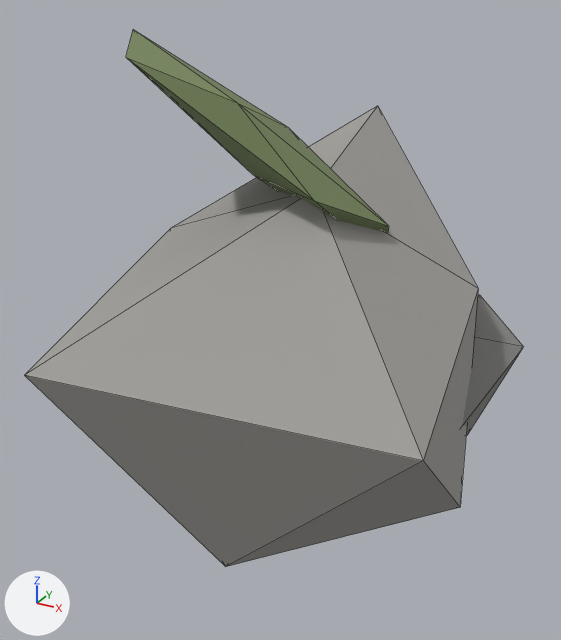
The glTF model assets/models/v_rock_b.glb as it was, and as the next commit left it.
Camera for both pictures: a camera (50 mm lens) standing at (1.032, -1.985, 1.431) and looking at (-0.043, -0.031, 0.454). Lighting does not change. The marker at lower left points along +X, +Y and +Z. The older version comes first. Mesh edges are drawn as thin lines. Objects named as collision shapes, trigger or cutter boxes, shadow casters or lower levels of detail are left out. Vertices at exactly the same position are counted once.

In view in the first picture: 'Rock'.
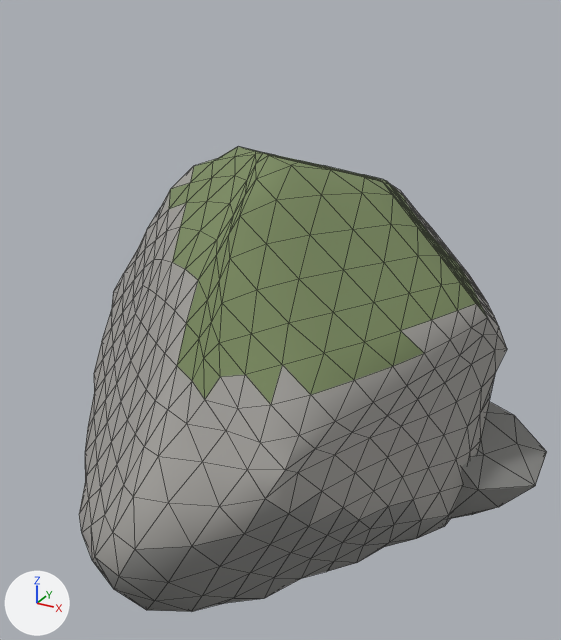
Boxes [x1, y1, x2, y2] around the edits, measured in the pictures (561 x 640 px):
'Rock', reshaped (6% narrower, 14% shorter): before [25, 29, 523, 567]; after [79, 146, 547, 611]
part 1 of me_rock, rebuilt: before [25, 106, 478, 567]; after [79, 146, 507, 611]
part 2 of me_rock, rebuilt: before [462, 295, 523, 436]; after [449, 402, 547, 519]
part 3 of me_rock, deleted (green): before [126, 29, 389, 233]

What changed in the scene script:
```text
Change me_rock:
    used by ob_rock; location = (0.0, 0.0, 0.0)
    remove me_rock.from_pydata(...)  # 36 vertices, 60 faces; spans x -0.6..0.65, y -0.81..0.83, z -0.52..1.3
    add me_rock.from_pydata(...)  # 684 vertices, 1360 faces; spans x -0.68..0.76, y -0.9..0.87, z -0.18..0.99
    me_rock part 1: the loose piece of 12 vertices spanning x -0.6..0.62, y -0.81..0.83, z -0.52..1.01 is rebuilt with 642 vertices and now spans x -0.68..0.62, y -0.9..0.87, z -0.12..0.99
    me_rock part 2: the loose piece of 12 vertices spanning x 0.12..0.65, y -0.16..0.55, z -0.11..0.49 is rebuilt with 42 vertices and now spans x 0.09..0.76, y -0.06..0.45, z -0.18..0.22
    me_rock part 3: the loose piece of 12 vertices spanning x -0.51..0.31, y -0.36..0.34, z 0.65..1.3 is deleted
```
